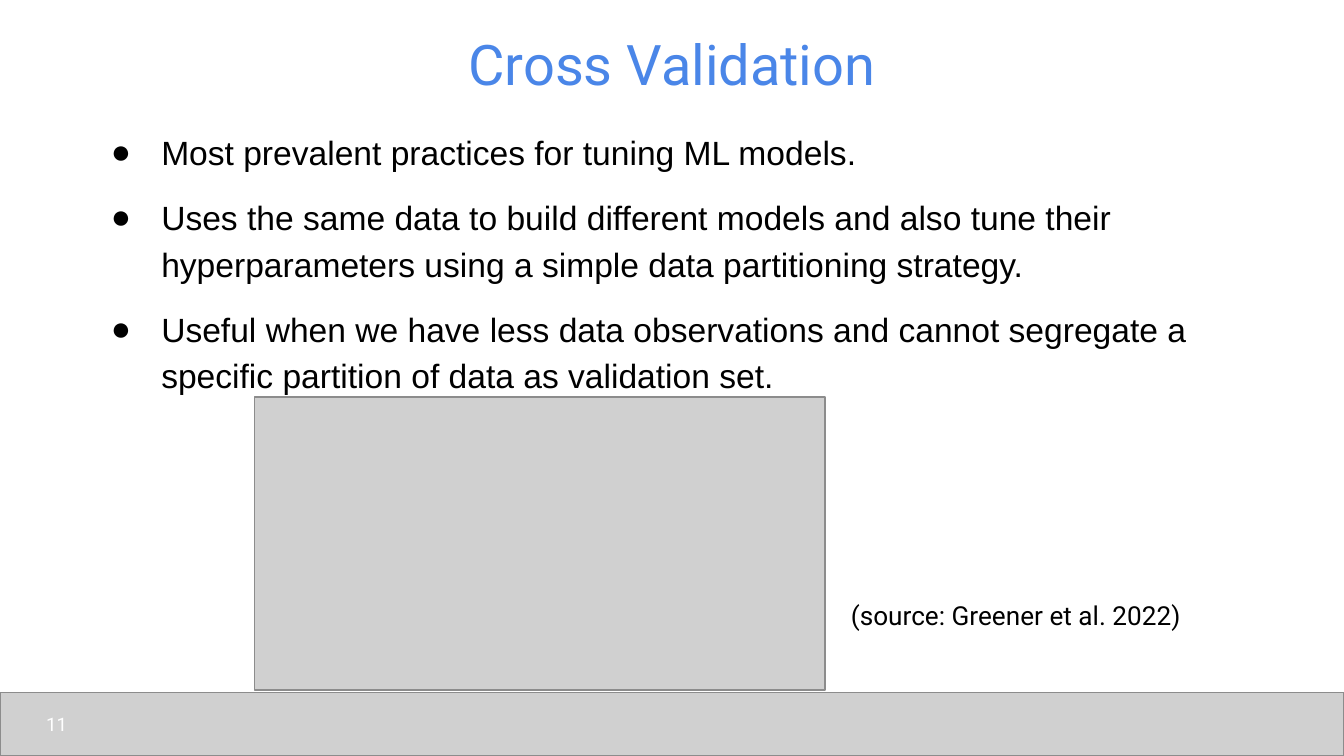
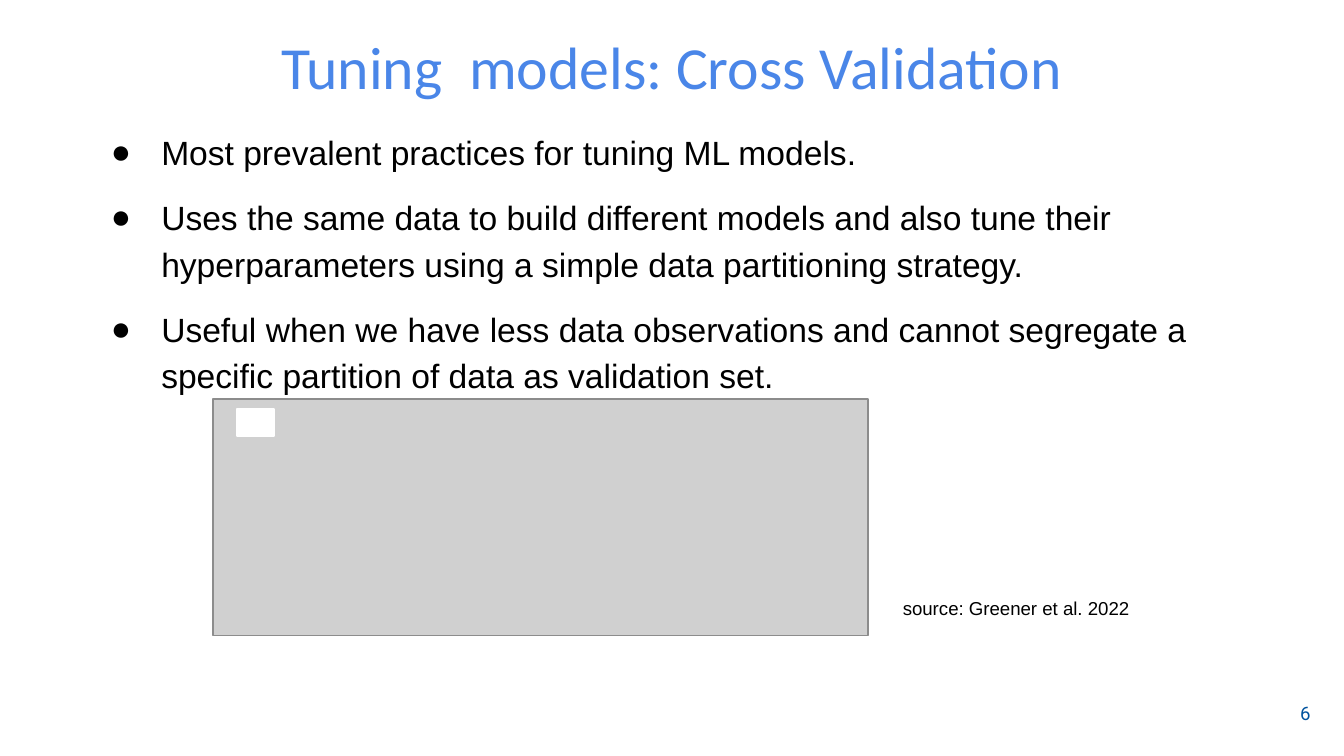
Before and after one commit to udel-cbcb/NIGMS-Sandbox-UD, a slide deck: slide 7 of Submodule_4/Lectures/Submodule_4_Lecture_2_Model_Tuning_Interpretation_Deployment.pptx (slide 11 before the commit). Drawn at 1344x756 pixels with LibreOffice and Linux fonts; fonts in the diff are those of the drawing; grey boxes stand for pictures; background and template pictures are left out. Boxes give left, top, right and bottom in pixels: in the first picture for what was removed or moved away, otherwise in the second. Text is boxed around its words. In the diff, an @@ line names an element or a change of style, - is before the commit and + after.

```diff
--- a/Submodule_4/Lectures/Submodule_4_Lecture_2_Model_Tuning_Interpretation_Deployment.pptx
+++ b/Submodule_4/Lectures/Submodule_4_Lecture_2_Model_Tuning_Interpretation_Deployment.pptx
@@ title at (x1=281, y1=47, x2=1061, y2=100): text changed; size 30 to 32 pt; font Roboto to Calibri @@
-Cross Validation
+Tuning models: Cross Validation
@@ picture resized from (x1=254, y1=396, x2=825, y2=689) to (x1=212, y1=399, x2=868, y2=636) @@
@@ rectangle added at (x1=237, y1=409, x2=274, y2=435), fill #FFFFFF, outline #FFFFFF 0.75 pt @@
@@ text at (x1=903, y1=601, x2=1129, y2=616): text changed; size 14 to 10 pt; font Roboto to Arial @@
-(source: Greener et al. 2022)
+source: Greener et al. 2022
@@ picture removed at (x1=0, y1=692, x2=1344, y2=755) @@
@@ page number removed at (x1=46, y1=718, x2=67, y2=731) @@
-11
@@ page number added at (x1=1300, y1=706, x2=1310, y2=720), 10 pt, text #00539F @@
+6
```
Also in this commit, not shown: 13 other slides changed, 6 slides removed, 1 other file.
